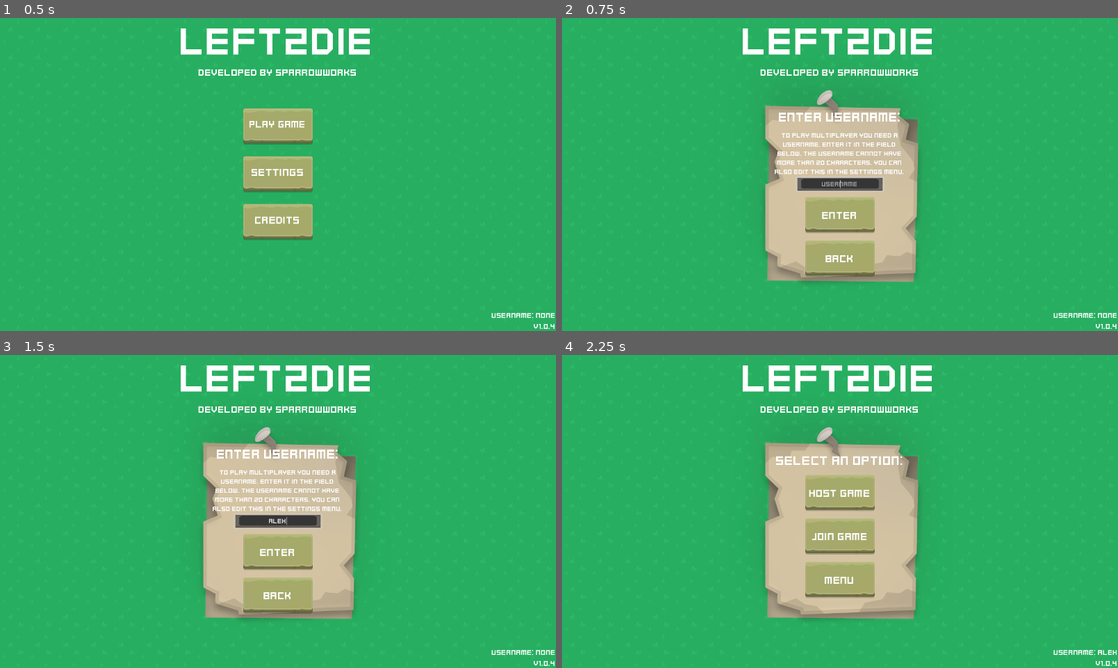
Above: before the commit, frames 1-4 (two rows, left to right).
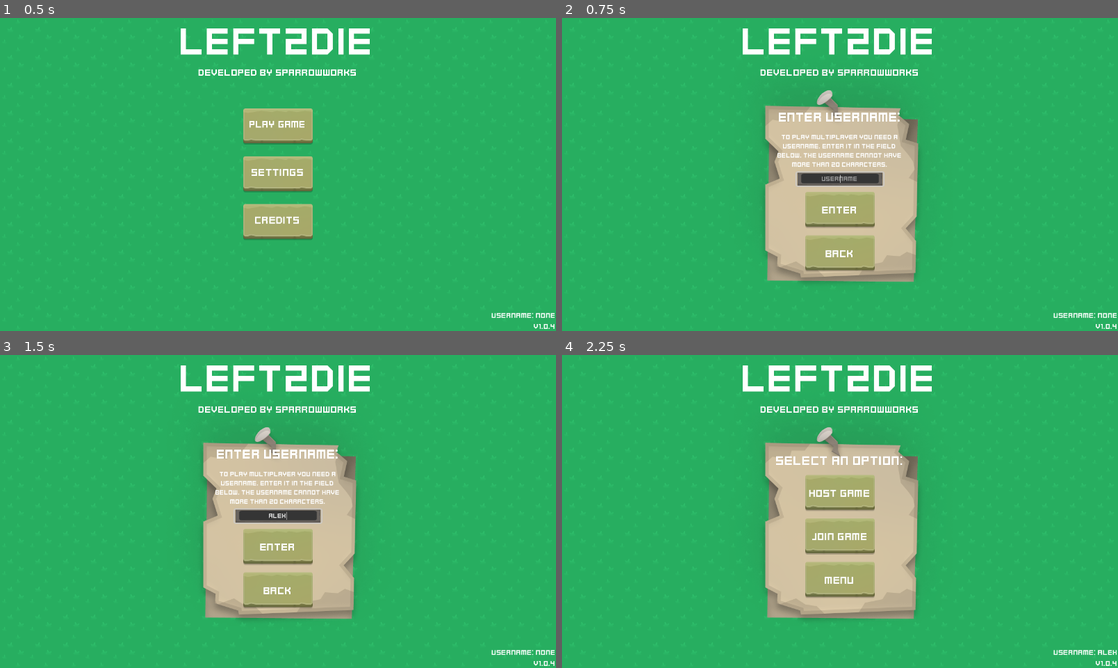
Above: after the commit, the same moments.

Repository: Sparrowworks/Left2Die
Game: Godot game, scene res://src/MainMenu/MainMenu.tscn
Same seed, same stepped clock (60 frames per second), same inputs: the game is played once before the commit and once after it. Sound files missing from this copy of the repository are replaced by a short silence.
Inputs (mouse positions are in pixels of both pictures, inside the frame that each line leads up to):
- Up to frame 1 (0.5 s): no input
- Up to frame 2 (0.75 s): click "Play game" at 0.5 s
- Up to frame 3 (1.5 s): click (278, 520) at 1.27 s; type "Alex" at 1.35 s
- Up to frame 4 (2.25 s): click "ENTER" at 2 s

Frame 1 is identical in both runs. In frame 2, 3.0% of the frame differs, in the area x 38-62%, y 36-83%; in frame 3, 2.9%; in frame 4, nothing differs.

Commit message:
Started working on documentation; documented menus and Lobby.gd

Diff:
--- a/icon.svg
+++ /dev/null
@@ -1 +0,0 @@
-<svg xmlns="http://www.w3.org/2000/svg" width="128" height="128"><rect width="124" height="124" x="2" y="2" fill="#363d52" stroke="#212532" stroke-width="4" rx="14"/><g fill="#fff" transform="translate(12.322 12.322)scale(.101)"><path d="M105 673v33q407 354 814 0v-33z"/><path fill="#478cbf" d="m105 673 152 14q12 1 15 14l4 67 132 10 8-61q2-11 15-15h162q13 4 15 15l8 61 132-10 4-67q3-13 15-14l152-14V427q30-39 56-81-35-59-83-108-43 20-82 47-40-37-88-64 7-51 8-102-59-28-123-42-26 43-46 89-49-7-98 0-20-46-46-89-64 14-123 42 1 51 8 102-48 27-88 64-39-27-82-47-48 49-83 108 26 42 56 81zm0 33v39c0 276 813 276 814 0v-39l-134 12-5 69q-2 10-14 13l-162 11q-12 0-16-11l-10-65H446l-10 65q-4 11-16 11l-162-11q-12-3-14-13l-5-69z"/><path d="M483 600c0 34 58 34 58 0v-86c0-34-58-34-58 0z"/><circle cx="725" cy="526" r="90"/><circle cx="299" cy="526" r="90"/></g><g fill="#414042" transform="translate(12.322 12.322)scale(.101)"><circle cx="307" cy="532" r="60"/><circle cx="717" cy="532" r="60"/></g></svg>
--- a/project.godot
+++ b/project.godot
@@ -15,7 +15,7 @@
 run/main_scene="res://src/MainMenu/MainMenu.tscn"
 config/features=PackedStringArray("4.4", "GL Compatibility")
 boot_splash/image="uid://cok8kdongn4wx"
-config/icon="res://icon.svg"
+config/icon="uid://dfxmnyiyjlh1i"
 
 [autoload]
 
--- a/src/MainMenu/JoinMenu/join_menu.gd
+++ b/src/MainMenu/JoinMenu/join_menu.gd
@@ -16,6 +16,7 @@
 func _on_join_button_pressed() -> void:
 	menu.button_click.play()
 
+	# Check for valid IP and port number
 	if ip_edit.text == "":
 		var popup: MessagePopup = Messenger.create_popup("Invalid IP", "The IP address cannot be empty.")
 		add_child(popup)
@@ -26,6 +27,7 @@
 		add_child(popup)
 		return
 
+	# Attempt to join a server
 	var error: Error = Lobby.create_client(ip_edit.text, int(port_edit.text))
 	if error != OK:
 		var popup: MessagePopup = Messenger.create_popup("Unknown error", "Unknown error has been returned with code: " + str(error))
--- a/src/MainMenu/LobbyCreate/lobby_create.gd
+++ b/src/MainMenu/LobbyCreate/lobby_create.gd
@@ -13,12 +13,14 @@
 func _on_host_button_pressed() -> void:
 	menu.button_click.play()
 
-	if port_edit.text == "":
+	# Check if the port is valid
+	if port_edit.text == "" and int(port_edit.text) != 0:
 		var popup: MessagePopup = Messenger.create_popup("Invalid Port", "The port number cannot be empty.")
 		add_child(popup)
 		return
 
-	var error: Error = Lobby.create_server(int(port_edit.text),player_amount_field.value)
+	# Create the lobby
+	var error: Error = Lobby.create_server(int(port_edit.text), player_amount_field.value)
 	print(error)
 	if error == OK:
 		game_created.emit()
--- a/src/MainMenu/MainMenu.gd
+++ b/src/MainMenu/MainMenu.gd
@@ -14,47 +14,43 @@
 @onready var version_text: Label = $VBoxContainer/VersionText
 
 func _ready() -> void:
+	print(int("ab1"))
 	$MenuTheme.play()
 
+	# Connect the signals from the Lobby singleton
 	Lobby.join_success.connect(_on_game_created)
 	Lobby.player_kicked.connect(_on_player_kicked)
 
-	set_version_text()
-
-func set_version_text() -> void:
-	var version: String = ProjectSettings.get_setting("application/config/version") as String
-	var how_many_zeroes: int = version.count("0")
-
-	if how_many_zeroes == 1:
-		version_text.text = "v" + version.trim_suffix(".0")
-	elif how_many_zeroes > 1:
-		version_text.text = "v" + version.trim_suffix(".0.0")
-	else:
-		version_text.text = "v" + version
+	version_text.text = "v" + ProjectSettings.get_setting("application/config/version")
 
 func _on_multi_button_pressed() -> void:
 	button_click.play()
 	main_menu.hide()
 
+	# If the player hasn't entered a username yet, force the input
 	if Lobby.player_username == "":
+		# Reset the username enter window to its base status
 		username_enter.show()
 		username_enter.nick_edit.grab_focus()
+		username_enter.desc.text = "To play multiplayer you need a username. enter it in the field below. The username cannot have more than 20 characters."
 	else:
 		game_select.show()
 
 func _on_nick_edit_text_submitted(new_text: String) -> void:
+	# Allow submitting the username with 'Enter'
 	_on_confirm_button_pressed()
 
 func _on_confirm_button_pressed() -> void:
 	button_click.play()
 	username_enter.reset()
 
+	# Verify if the username is correct
 	if username_enter.is_username_correct():
 		Lobby.player_username = username_enter.nick_edit.text
 		username_text.text = "Username: " + str(Lobby.player_username)
 
 		username_enter.hide()
-		game_select.show()
+		game_select.show() # Allow to join the game after entering the username
 	else:
 		username_enter.nick_edit.grab_focus()
 
@@ -71,6 +67,7 @@
 func _on_back_button_pressed() -> void:
 	button_click.play()
 	Lobby.clear_peer()
+
 	lobby_create.hide()
 	join_menu.hide()
 	game_select.show()
--- a/src/MainMenu/UsernameEnter/UsernameEnter.tscn
+++ b/src/MainMenu/UsernameEnter/UsernameEnter.tscn
@@ -147,5 +147,3 @@
 text = "BACK"
 horizontal_alignment = 1
 vertical_alignment = 1
-
-[connection signal="text_submitted" from="Panel/VBoxContainer/VBoxContainer2/Control/NickEdit" to="." method="_on_nick_edit_text_submitted"]
--- a/src/MainMenu/UsernameEnter/username_enter.gd
+++ b/src/MainMenu/UsernameEnter/username_enter.gd
@@ -7,6 +7,7 @@
 	desc.text = "To play multiplayer you need a username. enter it in the field below. The username cannot have more than 20 characters."
 
 func is_username_correct() -> bool:
+	# Check if the username isn't empty
 	var username: String = nick_edit.text.strip_edges()
 
 	if username == "":
@@ -14,6 +15,3 @@
 		return false
 
 	return true
-
-func _on_nick_edit_text_submitted(new_text: String) -> void:
-	pass # Replace with function body.
--- a/src/Network/Lobby.gd
+++ b/src/Network/Lobby.gd
@@ -39,6 +39,7 @@
 	multiplayer.connection_failed.connect(_on_connection_failed)
 	multiplayer.server_disconnected.connect(_on_server_disconnected)
 
+	# A timer that serves as an indication if the player is taking too long to join a server
 	join_timer = Timer.new()
 	join_timer.one_shot = true
 	join_timer.wait_time = 10
@@ -46,6 +47,7 @@
 	add_child(join_timer)
 
 func create_server(port: int, max_players: int) -> Error:
+	# Creates a server as a host and a multiplayer peer (host)
 	lobby_port = port
 	lobby_max = max_players
 
@@ -62,6 +64,7 @@
 	return error
 
 func create_client(ip: String, port: int) -> Error:
+	# Creates a client and tries to join the given server (lobby)
 	lobby_ip = ip
 	lobby_port = port
 
@@ -80,6 +83,7 @@
 	return error
 
 func clear_peer() -> void:
+	# Clear everything from the current session
 	has_game_ended = false
 	has_game_started = false
 	is_host_game_ready = false
@@ -92,16 +96,6 @@
 
 	peer = null
 
-@rpc("authority","call_remote","reliable")
-func kick_peer(title: String, content: String) -> void:
-	player_kicked.emit(title, content)
-	join_failed.emit(true)
-
-@rpc("authority","call_local","reliable")
-func start_game() -> void:
-	has_game_started = true
-	Composer.load_scene("res://src/Game/Game.tscn")
-
 func game_started() -> void:
 	if multiplayer.is_server():
 		has_game_started = true
@@ -109,12 +103,27 @@
 		rpc("start_game")
 
 @rpc("authority","call_local","reliable")
+func start_game() -> void:
+	# Starts the game for every player in the lobby
+	has_game_started = true
+	Composer.load_scene("res://src/Game/Game.tscn")
+
+@rpc("authority","call_remote","reliable")
+func kick_peer(title: String, content: String) -> void:
+	# Kicks the player from the server. This function can only be triggered by a host on other clients.
+	player_kicked.emit(title, content)
+	join_failed.emit(true)
+
+@rpc("authority","call_local","reliable")
 func set_host_game_ready() -> void:
+	# Notify everyone that the host has successfully joined the game and can be sent messages (rpc calls)
 	is_host_game_ready = true
 	host_game_ready.emit()
 
 @rpc("authority","call_remote","reliable")
 func greet_peer(peers: Dictionary, max_players: int) -> void:
+	# This function is sent from the host to a client upon joining.
+	# It sends the info about the server for the UI display and asks for the info about the client
 	connected_peers = peers
 	lobby_max = max_players
 
@@ -124,6 +133,10 @@
 
 @rpc("any_peer","call_remote","reliable")
 func peer_send_info(id: int, username: String, version: String) -> void:
+	# This function is sent from a client to the host after greet_peer
+	# It sends the info about the client to everyone else in the lobby
+
+	# Check if the client is running the same game version
 	if multiplayer.is_server() and game_version != version:
 		printerr("Invalid game version for peer ", str(id))
 		rpc_id(id,"kick_peer","Invalid Version","To join the lobby, both the host and the client must have the same game version.")
@@ -138,16 +151,19 @@
 			lobby_menu.rpc("draw_lobby", connected_peers, lobby_max)
 
 func _on_peer_connected(id: int) -> void:
+	# Do not allow players to join if the game is started
 	if has_game_started:
 		if multiplayer.is_server():
 			rpc_id(id,"kick_peer","Game has started","You cannot join this game, because the game has already started.")
 		return
 
+	# Do not allow players to join if we're exceeding the lobby size
 	if connected_peers.size() == lobby_max:
 		if multiplayer.is_server():
 			rpc_id(id,"kick_peer","Lobby is full","You cannot join this game, because the lobby is full.")
 		return
 
+	# Wait for the data of the peer to be sent
 	connected_peers[id] = ""
 
 	if multiplayer.is_server():
@@ -158,6 +174,8 @@
 	Messenger.message(str(id) + " Has connected")
 
 func _on_peer_disconnected(id: int) -> void:
+	# Remove the peer from the lobby or game
+
 	connected_peers.erase(id)
 	Messenger.message(str(id) + " Has disconnected")
 
--- a/src/Network/LobbyMenu/lobby_menu.gd
+++ b/src/Network/LobbyMenu/lobby_menu.gd
@@ -18,12 +18,14 @@
 
 @rpc("authority", "call_local", "reliable")
 func draw_lobby(players: Dictionary, max_players: int) -> void:
+	# Only allow the game to be started by the host
 	if multiplayer.get_unique_id() == 1:
 		start_button_control.show()
 
 	if players.size() > 0:
 		lobby_title.text = "Players in Lobby (" + str(players.size()) + "/" + str(max_players) + "):"
 
+	# Show the players that are present in the lobby, alongside with their usernames
 	for idx in range(0, player_list.get_child_count()):
 		var lobby_player: LobbyPlayer = player_list.get_child(idx)
 
@@ -35,15 +37,18 @@
 		var peer_nick: String = players[peer_id]
 
 		lobby_player.player_name = peer_nick
+		# Only show the kick button for the host
 		if peer_id == 1 or not multiplayer.is_server():
 			lobby_player.remove_kick()
 
+		# Mark the player's username with green
 		if peer_id == multiplayer.get_unique_id():
 			lobby_player.player_name_text.modulate = Color.GREEN
 
 		lobby_player.show()
 
 func check_if_game_can_start() -> void:
+	# Only allow starting the game if everyone has joined and there are no inbound connections
 	if multiplayer.is_server():
 		start_button.disabled = has_player_joined.values().has(false)
 
--- a/src/Settings/Settings.tscn
+++ /dev/null
@@ -1,3 +0,0 @@
-[gd_scene format=3 uid="uid://bffsorn5iq81i"]
-
-[node name="Settings" type="Node2D"]
Binary file added: project_icon.png
Not shown, changed: project_icon.png.import
